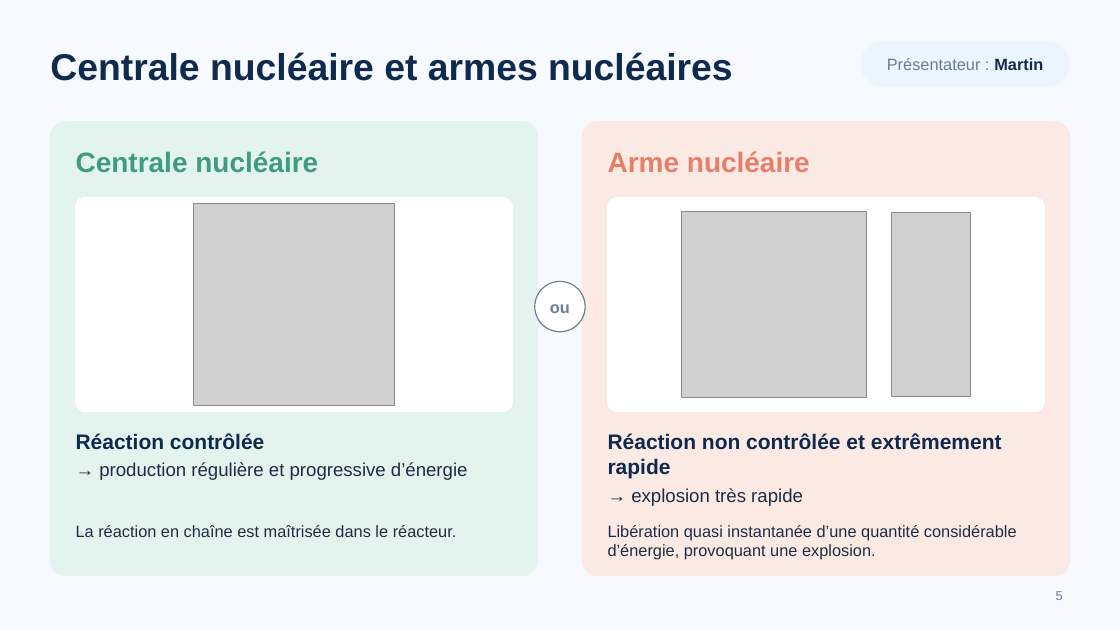
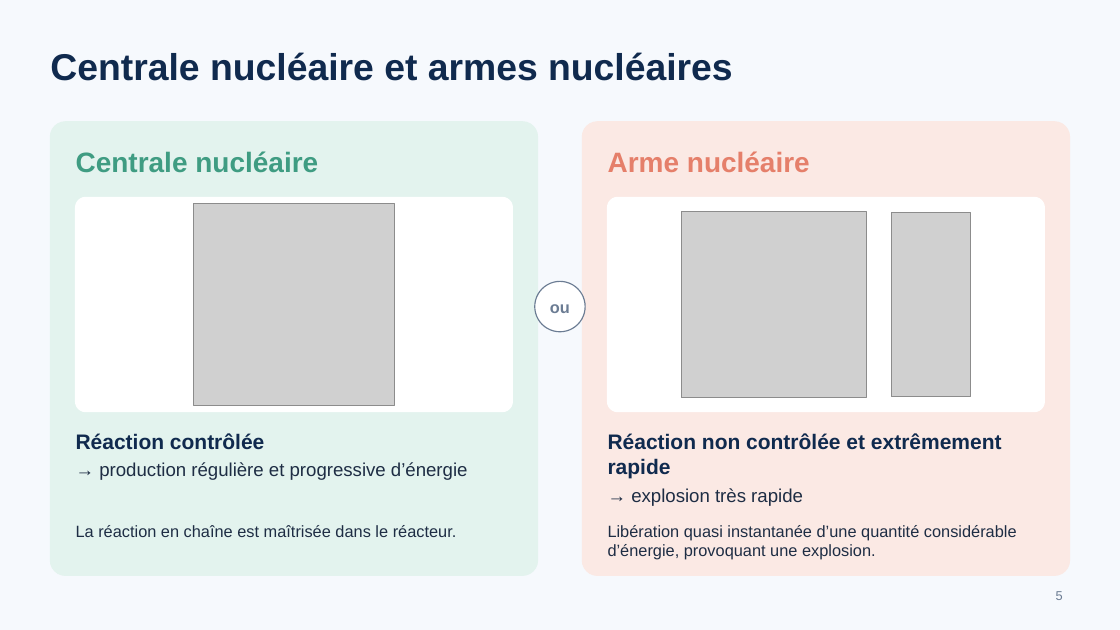
Before and after one commit to Noa13g/Kiffclub-, a slide deck: slide 5 of fission-nucleaire/La_fission_nucleaire_Oral_ES.pptx. Drawn at 1120x630 pixels with LibreOffice and Linux fonts; fonts in the diff are those of the drawing; grey boxes stand for pictures. Boxes give left, top, right and bottom in pixels: in the first picture for what was removed or moved away, otherwise in the second. Text is boxed around its words. In the diff, an @@ line names an element or a change of style, - is before the commit and + after.

```diff
--- a/fission-nucleaire/La_fission_nucleaire_Oral_ES.pptx
+++ b/fission-nucleaire/La_fission_nucleaire_Oral_ES.pptx
@@ rounded rectangle removed at bbox=[861, 42, 1070, 86] @@
@@ text removed at bbox=[887, 58, 1043, 70] @@
-Présentateur : Martin
```
Also in this commit, not shown: 4 other slides changed.
